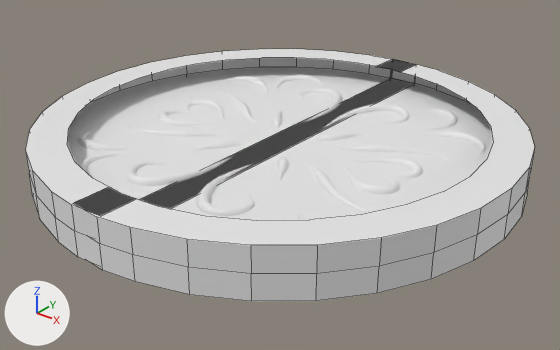
One commit to the Blender file obj_chestCoin_anyaGupta_01.blend: the scene before it, then after it.
Both versions are drawn from a 50 mm camera at (1.852, -2.315, 1.282) aimed at (0.039, -0.049, -0.123). The lights are fixed; the arrows at lower left show +X, +Y and +Z. The picture after the commit comes second. Mesh edges are drawn as thin lines on the coarser meshes.

Objects in the first picture: 'BézierCurve', 'Cylinder'.
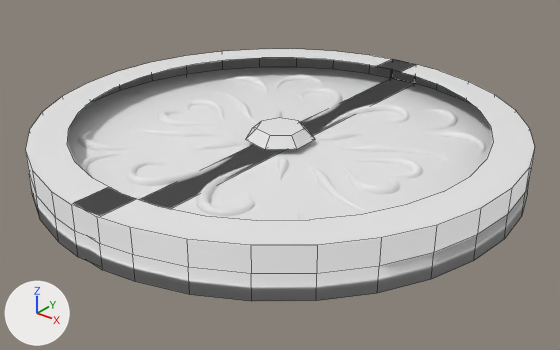
Pixel boxes (x1, y1, x2, y2) of what changed, in the pictures (560 x 350 px):
'Gemstone', added: after (246, 118, 315, 150)
part 1 of me_cylinder, shading changed: (26, 55, 534, 301) in both

Diff of the bpy script that builds the scene:
```diff
--- a/obj_chestCoin_anyaGupta_01.blend.py
+++ b/obj_chestCoin_anyaGupta_01.blend.py
@@ me_cylinder @@
 me_cylinder.from_pydata(...)  # 62 vertices, 24 faces; spans x -0.07..1.0, y -1.0..0.99, z -1.99..0.0
 # used by ob_cylinder; location = (0.0, 0.0, 0.0); scale = (1.0, 1.0, 0.05)
+# me_cylinder part 1: all faces are now shaded smooth (24 of 24 changed)
@@ me_cone @@
+me_cone.from_pydata(...)  # 30 vertices, 30 faces; spans x -0.97..0.98, y -0.9..1.0, z -0.6..0.6
@@ ob_gemstone @@
+ob_gemstone = bpy.data.objects.new('Gemstone', me_cone)
+ob_gemstone.location = (0.0, 0.0, 0.0)
+ob_gemstone.rotation_euler = (3.142, 0.0, 0.252)  # degrees (180, 0, 14)
+ob_gemstone.scale = (0.147, 0.147, 0.114)
```
